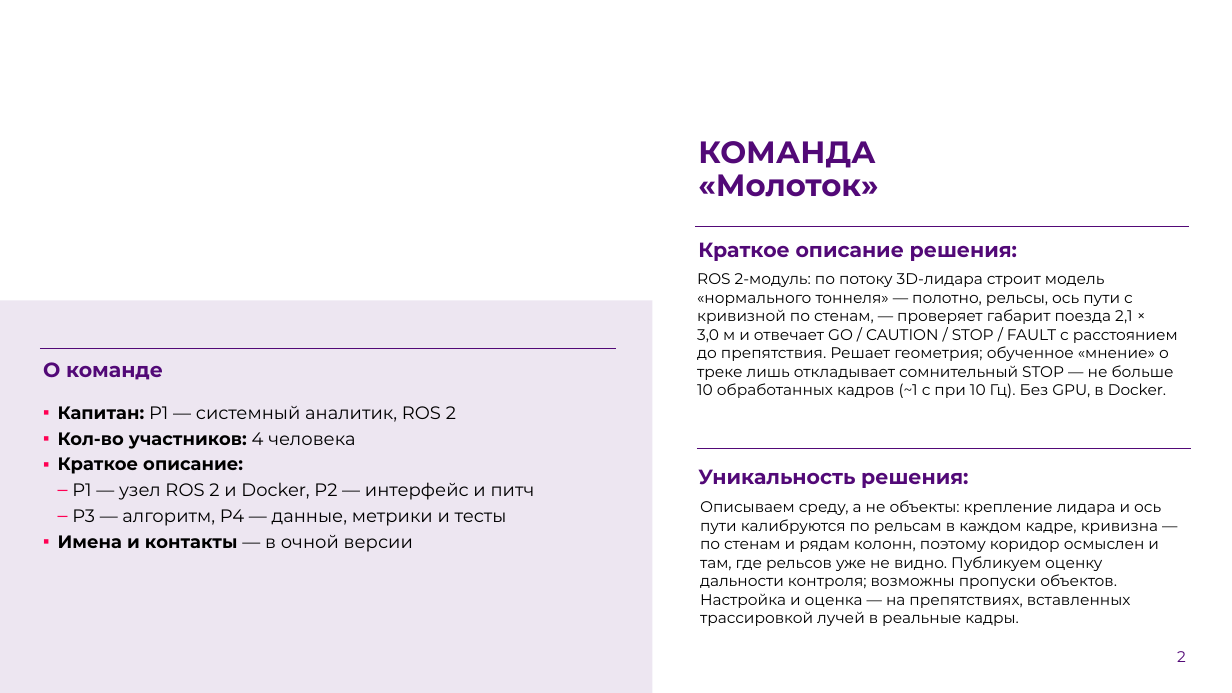
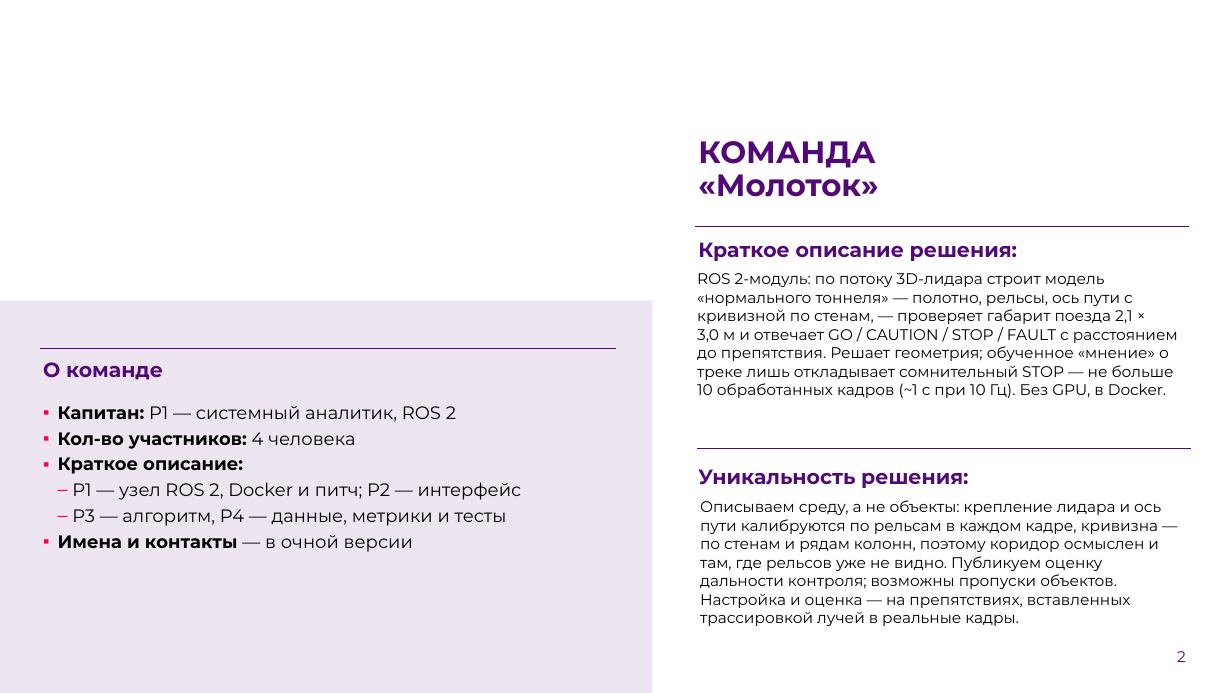
Before and after one commit to pmixay/ReSense, a slide deck: slide 2 of docs/presentation/ReSense_LCT2026.pptx. Drawn at 1232x693 pixels with LibreOffice and Linux fonts; fonts in the diff are those of the drawing; background and template pictures are left out. Boxes give left, top, right and bottom in pixels: in the first picture for what was removed or moved away, otherwise in the second. Text is boxed around its words. In the diff, an @@ line names an element or a change of style, - is before the commit and + after.

```diff
--- a/docs/presentation/ReSense_LCT2026.pptx
+++ b/docs/presentation/ReSense_LCT2026.pptx
@@ text at [72,482,522,500]: text changed @@
-– P1 — узел ROS 2 и Docker, P2 — интерфейс и питч
+– P1 — узел ROS 2, Docker и питч; P2 — интерфейс
```
Also in this commit, not shown: 11 other slides changed, 43 other files.
